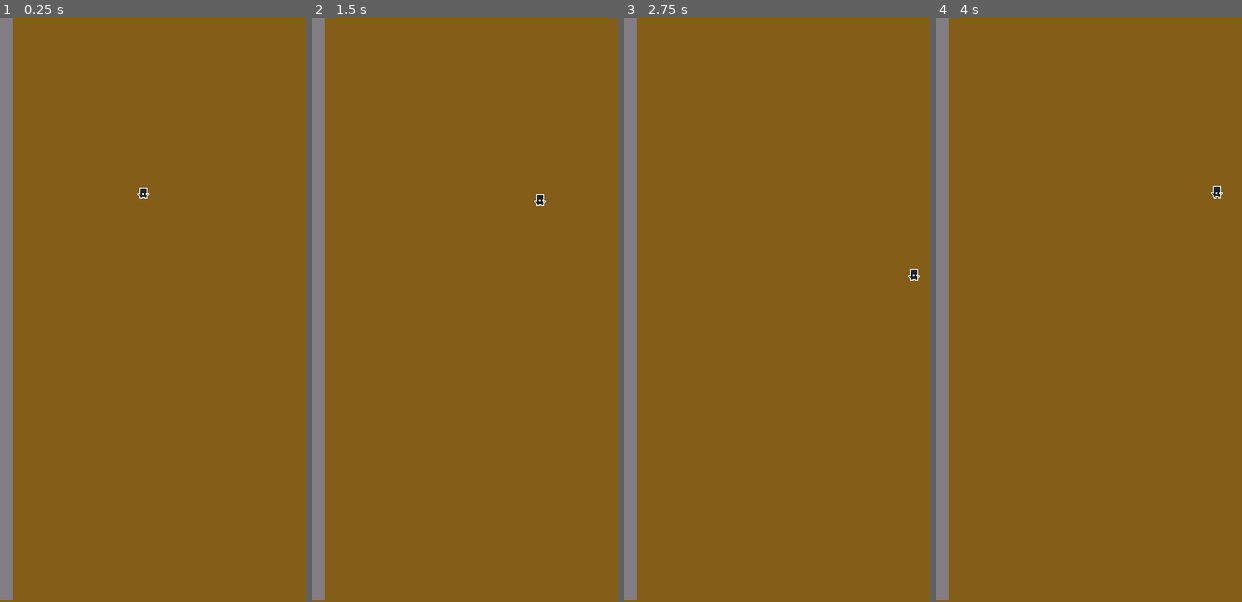
Above: before the commit, frames 1-4 (left to right).
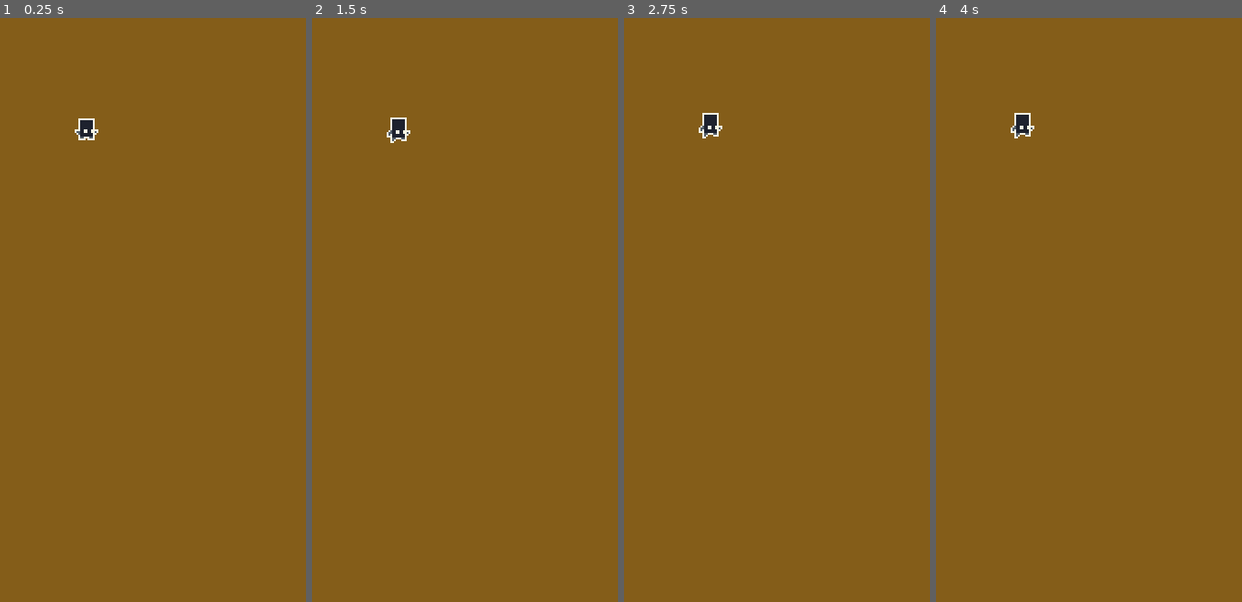
Above: after the commit, the same moments.

Repository: gonzalojs/vimjam2020
Game: Godot game, scene res://World.tscn
Two runs of this game, one before a commit and one after it. Both use one fixed random seed, a clock stepped at 60 frames per second and the inputs below.
Inputs:
- Up to frame 1 (0.25 s): no input
- Up to frame 2 (1.5 s): hold Right (ui_right) 0.53-1.28 s; tap Space (Jump, bound only after the commit) at 0.6, 0.77, 1.07, 1.35 s; tap Enter at 1.25 s; hold Down (ui_down) from 1.28 s (still down)
- Up to frame 3 (2.75 s): tap Space (Jump, bound only after the commit) at 1.52, 1.82, 2.1 s; release Down (ui_down) at 2.03 s; hold Right (ui_right) from 2.03 s (still down)
- Up to frame 4 (4 s): tap Space (Jump, bound only after the commit) at 2.75, 2.85, 3.02, 3.32, 3.6, 3.77 s; release Right (ui_right) at 2.78 s; hold Up (ui_up) 2.78-3.53 s; tap Enter at 3.5 s; hold Left (ui_left) from 3.53 s (still down)

The runs differ from the first frame. In frame 1, 4.4% of the frame differs, in the area x 0-49%, y 0-100%; in frame 2, 4.5%; in frame 3, 4.5%; in frame 4, 4.5%, in the area x 0-94%, y 0-100%.

Commit message:
player movement

Diff:
--- a/Scenes/Player.tscn
+++ b/Scenes/Player.tscn
@@ -9,7 +9,6 @@
 [sub_resource type="Animation" id=2]
 resource_name = "Idle"
 length = 0.4
-loop = true
 tracks/0/type = "value"
 tracks/0/path = NodePath("Sprite:frame")
 tracks/0/interp = 1
@@ -23,14 +22,58 @@
 "values": [ 0, 1, 3, 1 ]
 }
 
+[sub_resource type="Animation" id=3]
+resource_name = "Jump"
+length = 0.6
+tracks/0/type = "value"
+tracks/0/path = NodePath("Sprite:frame")
+tracks/0/interp = 1
+tracks/0/loop_wrap = true
+tracks/0/imported = false
+tracks/0/enabled = true
+tracks/0/keys = {
+"times": PoolRealArray( 0, 0.1, 0.4, 0.5, 0.6 ),
+"transitions": PoolRealArray( 1, 1, 1, 1, 1 ),
+"update": 1,
+"values": [ 7, 8, 9, 10, 6 ]
+}
+tracks/1/type = "value"
+tracks/1/path = NodePath("Sprite:position")
+tracks/1/interp = 1
+tracks/1/loop_wrap = true
+tracks/1/imported = false
+tracks/1/enabled = true
+tracks/1/keys = {
+"times": PoolRealArray( 0.1, 0.4 ),
+"transitions": PoolRealArray( 1, 1 ),
+"update": 0,
+"values": [ Vector2( 0, -2 ), Vector2( 0, -5 ) ]
+}
+
+[sub_resource type="Animation" id=4]
+length = 0.7
+tracks/0/type = "value"
+tracks/0/path = NodePath("Sprite:frame")
+tracks/0/interp = 1
+tracks/0/loop_wrap = true
+tracks/0/imported = false
+tracks/0/enabled = true
+tracks/0/keys = {
+"times": PoolRealArray( 0, 0.1, 0.2, 0.3, 0.4, 0.5, 0.6 ),
+"transitions": PoolRealArray( 1, 1, 1, 1, 1, 1, 1 ),
+"update": 1,
+"values": [ 8, 9, 10, 11, 12, 13, 14 ]
+}
+
 [node name="Player" type="KinematicBody2D"]
 script = ExtResource( 2 )
 
 [node name="Sprite" type="Sprite" parent="."]
+position = Vector2( 0, -5 )
 texture = ExtResource( 1 )
 vframes = 2
 hframes = 8
-frame = 1
+frame = 11
 
 [node name="CollisionShape2D" type="CollisionShape2D" parent="."]
 position = Vector2( -0.943878, 0.23597 )
@@ -39,3 +82,6 @@
 [node name="AnimationPlayer" type="AnimationPlayer" parent="."]
 autoplay = "Idle"
 anims/Idle = SubResource( 2 )
+anims/Jump = SubResource( 3 )
+anims/Run = SubResource( 4 )
+[connection signal="animation_finished" from="AnimationPlayer" to="." method="_on_AnimationPlayer_animation_finished"]
--- a/Scripts/Player.gd
+++ b/Scripts/Player.gd
@@ -3,8 +3,12 @@
 const ACCELERATION = 500
 const MAX_SPEED = 120
 const FRICTION = 450
+const ROLL_SPEED = 125
 
-var velocity = Vector2.ZERO
+onready var animationPlayer = $AnimationPlayer
+
+var velocity := Vector2.ZERO
+var roll_vector := Vector2.ZERO
 
 func _physics_process(delta: float) -> void:
 	var input_vector = Vector2.ZERO
@@ -13,8 +17,70 @@
 	input_vector = input_vector.normalized()
 
 	if input_vector != Vector2.ZERO:
-		velocity = velocity.move_toward(input_vector * MAX_SPEED, ACCELERATION * delta)
+		if (animationPlayer.get_current_animation() != "Jump"):
+			animationPlayer.play("Run")
+			velocity = velocity.move_toward(input_vector * MAX_SPEED, ACCELERATION * delta)
 	else:
-		velocity = velocity.move_toward(Vector2.ZERO, FRICTION * delta)
+		if (animationPlayer.get_current_animation() != "Jump"):
+			animationPlayer.play("Idle")
+			velocity = velocity.move_toward(Vector2.ZERO, FRICTION * delta)
 
 	velocity = move_and_slide(velocity)
+
+	if Input.is_action_just_pressed("Jump"):
+		animationPlayer.play("Jump")
+		velocity = input_vector * ROLL_SPEED
+		velocity = move_and_slide(velocity)
+
+
+#enum {
+#	MOVE,
+#	ROLL
+#}
+#
+#var state = MOVE
+#var velocity := Vector2.ZERO
+#var roll_vector := Vector2.DOWN
+#var has_jumped = false
+#
+#onready var animationPlayer = $AnimationPlayer
+#
+#func _physics_process(delta: float) -> void:
+#	match state:
+#		MOVE:
+#			move_state(delta)
+#		ROLL:
+#			roll_state()
+#
+#func move_state(delta):
+#	var input_vector = Vector2.ZERO
+#	input_vector.x = Input.get_action_strength("ui_right") - Input.get_action_strength("ui_left")
+#	input_vector.y = Input.get_action_strength("ui_down") - Input.get_action_strength("ui_up")
+#	input_vector = input_vector.normalized()
+#
+#	if input_vector != Vector2.ZERO:
+#		animationPlayer.play("Run")
+#		velocity = velocity.move_toward(input_vector * MAX_SPEED, ACCELERATION * delta)
+#	else:
+#		animationPlayer.play("Idle")
+#		velocity = velocity.move_toward(Vector2.ZERO, FRICTION * delta)
+#
+#	move()
+#
+#	if Input.is_action_just_pressed("Jump"):
+#		state = ROLL
+#
+#func roll_state():
+#	if has_jumped == false:
+#		velocity = roll_vector * ROLL_SPEED
+#		animationPlayer.play("Roll")
+#		has_jumped = true
+#		move()
+#
+#
+#func move() -> void:
+#	velocity = move_and_slide(velocity)
+#
+#
+#func _on_AnimationPlayer_animation_finished(anim_name: String) -> void:
+#	animationPlayer.stop()
--- a/World.tscn
+++ b/World.tscn
@@ -4,11 +4,6 @@
 [ext_resource path="res://Scenes/Wall.tscn" type="PackedScene" id=2]
 
 [node name="World" type="Node2D"]
-
-[node name="Camera2D" type="Camera2D" parent="."]
-position = Vector2( 2, 2 )
-anchor_mode = 0
-current = true
 
 [node name="Walls" type="Node2D" parent="."]
 
@@ -17,4 +12,10 @@
 [node name="Wall2" parent="Walls" instance=ExtResource( 2 )]
 
 [node name="Player" parent="." instance=ExtResource( 1 )]
-position = Vector2( 160, 192 )
+position = Vector2( 160, 80 )
+
+[node name="Camera2D" type="Camera2D" parent="Player"]
+position = Vector2( -48, -64 )
+anchor_mode = 0
+current = true
+zoom = Vector2( 0.5, 0.5 )
--- a/project.godot
+++ b/project.godot
@@ -61,6 +61,12 @@
 , Object(InputEventKey,"resource_local_to_scene":false,"resource_name":"","device":0,"alt":false,"shift":false,"control":false,"meta":false,"command":false,"pressed":false,"scancode":83,"unicode":0,"echo":false,"script":null)
  ]
 }
+Jump={
+"deadzone": 0.5,
+"events": [ Object(InputEventKey,"resource_local_to_scene":false,"resource_name":"","device":0,"alt":false,"shift":false,"control":false,"meta":false,"command":false,"pressed":false,"scancode":32,"unicode":0,"echo":false,"script":null)
+, Object(InputEventJoypadButton,"resource_local_to_scene":false,"resource_name":"","device":0,"button_index":0,"pressure":0.0,"pressed":false,"script":null)
+ ]
+}
 
 [rendering]
 
Not shown: 1 places in Scenes/Player.tscn that only renumber resources
